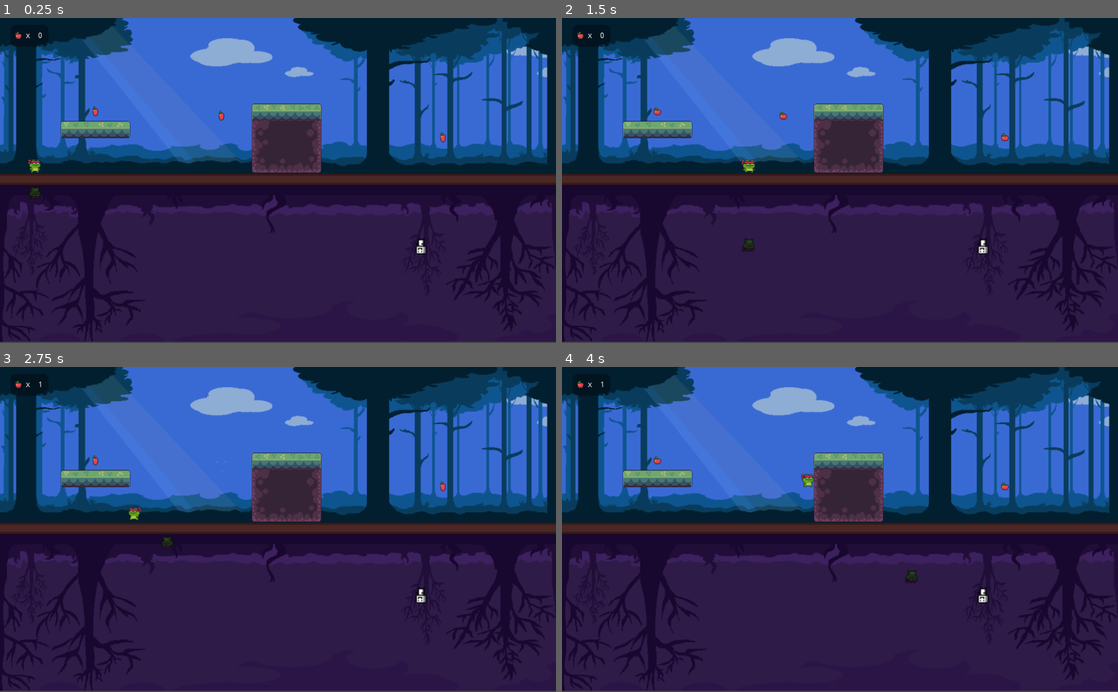
Above: before the commit, frames 1-4 (two rows, left to right).
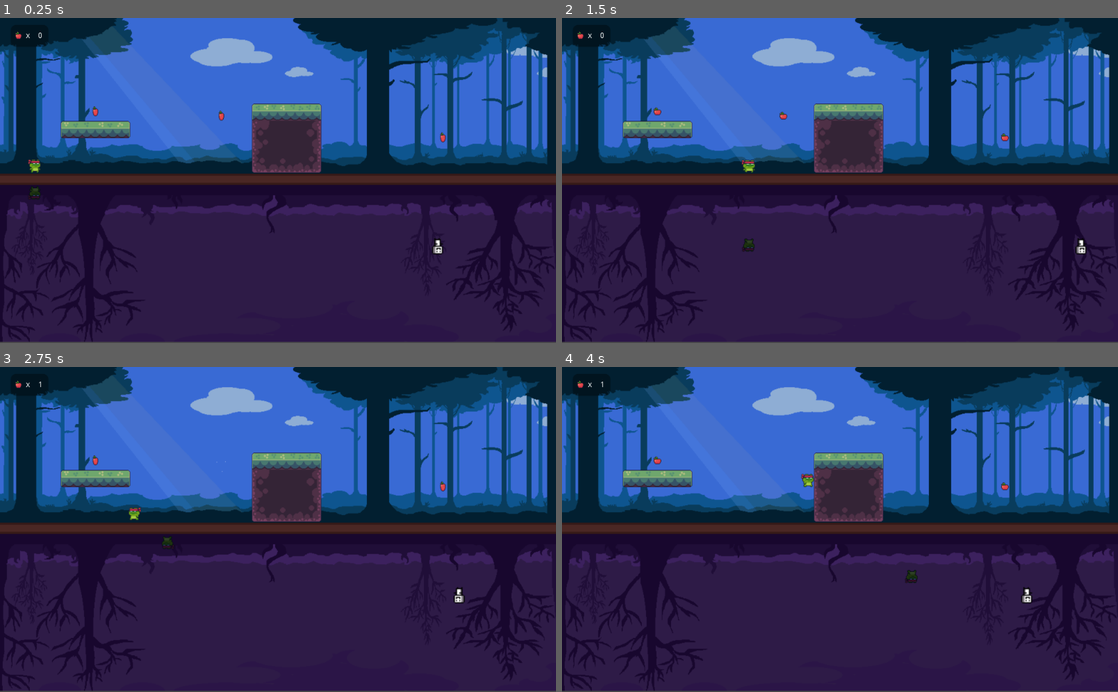
Above: after the commit, the same moments.

Repository: luisfrm/mirrors
Game: Godot game, scene res://main.tscn
The game is run twice, just before and just after one commit, with the same random seed, the same clock (stepped at 60 frames per second) and the same inputs.
Inputs:
- Up to frame 1 (0.25 s): no input
- Up to frame 2 (1.5 s): hold Right (ui_right) from 0.53 s (still down); tap Space (ui_select) at 0.77 s
- Up to frame 3 (2.75 s): tap Space (ui_select) at 1.52 s; release Right (ui_right) at 2.03 s; hold Left (ui_left) from 2.03 s (still down)
- Up to frame 4 (4 s): release Left (ui_left) at 2.78 s; hold Right (ui_right) from 2.78 s (still down); tap Space (ui_select) at 3.02, 3.77 s

The runs differ from the first frame. In frame 1, 0.2% of the frame differs, in the area x 74-80%, y 67-73%; in frame 2, 0.2%; in frame 3, 0.2%, in the area x 74-84%, y 67-73%; in frame 4, 0.2%.

Commit message:
enemy interactive

Diff:
--- a/src/Enemies/Enemy1.gd
+++ b/src/Enemies/Enemy1.gd
@@ -1,10 +1,25 @@
 extends KinematicBody2D
 
+var speed = 2
+var contador = 0
+var moveX = 1
+
 func _ready():
-	pass
+	$AnimatedSprite.flip_h = true
 
 func die():
 	pass
 
 func _on_playerDetector_body_entered(body):
 	body.die()
+
+func _physics_process(delta):
+	var move = Vector2()
+	move.x += moveX
+	move = move.normalized() * speed
+	move = move_and_collide(move)
+	contador += 1
+	if contador == 100:
+		contador = 0
+		moveX *= -1
+		$AnimatedSprite.flip_h = !$AnimatedSprite.flip_h
--- a/src/Enemies/Enemy1.tscn
+++ b/src/Enemies/Enemy1.tscn
@@ -8,9 +8,44 @@
 atlas = ExtResource( 2 )
 region = Rect2( 0, 0, 16, 16 )
 
+[sub_resource type="AtlasTexture" id=5]
+flags = 4
+atlas = ExtResource( 2 )
+region = Rect2( 80, 0, 16, 16 )
+
+[sub_resource type="AtlasTexture" id=6]
+flags = 4
+atlas = ExtResource( 2 )
+region = Rect2( 0, 16, 16, 16 )
+
+[sub_resource type="AtlasTexture" id=7]
+flags = 4
+atlas = ExtResource( 2 )
+region = Rect2( 16, 16, 16, 16 )
+
+[sub_resource type="AtlasTexture" id=8]
+flags = 4
+atlas = ExtResource( 2 )
+region = Rect2( 32, 16, 16, 16 )
+
+[sub_resource type="AtlasTexture" id=9]
+flags = 4
+atlas = ExtResource( 2 )
+region = Rect2( 48, 16, 16, 16 )
+
+[sub_resource type="AtlasTexture" id=10]
+flags = 4
+atlas = ExtResource( 2 )
+region = Rect2( 64, 16, 16, 16 )
+
+[sub_resource type="AtlasTexture" id=11]
+flags = 4
+atlas = ExtResource( 2 )
+region = Rect2( 80, 16, 16, 16 )
+
 [sub_resource type="SpriteFrames" id=2]
 animations = [ {
-"frames": [ SubResource( 1 ) ],
+"frames": [ SubResource( 1 ), SubResource( 5 ), SubResource( 6 ), SubResource( 7 ), SubResource( 8 ), SubResource( 9 ), SubResource( 10 ), SubResource( 11 ) ],
 "loop": true,
 "name": "default",
 "speed": 5.0
@@ -20,7 +55,7 @@
 extents = Vector2( 8.5, 13 )
 
 [sub_resource type="RectangleShape2D" id=4]
-extents = Vector2( 12, 16 )
+extents = Vector2( 12, 13.5 )
 
 [node name="Enemy1" type="KinematicBody2D"]
 collision_layer = 4
Not shown: 1 places in src/Enemies/Enemy1.tscn that only renumber resources
